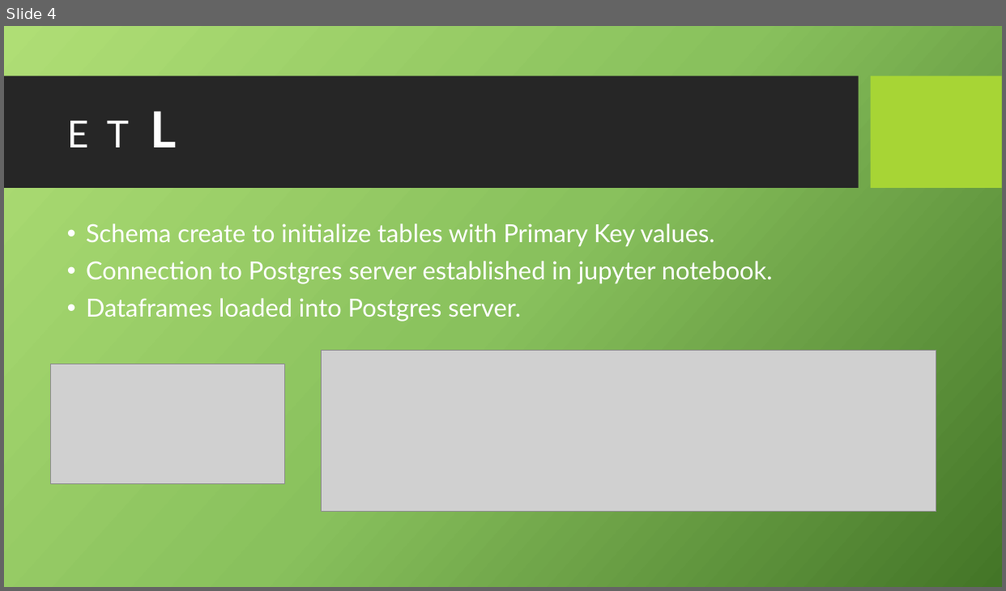
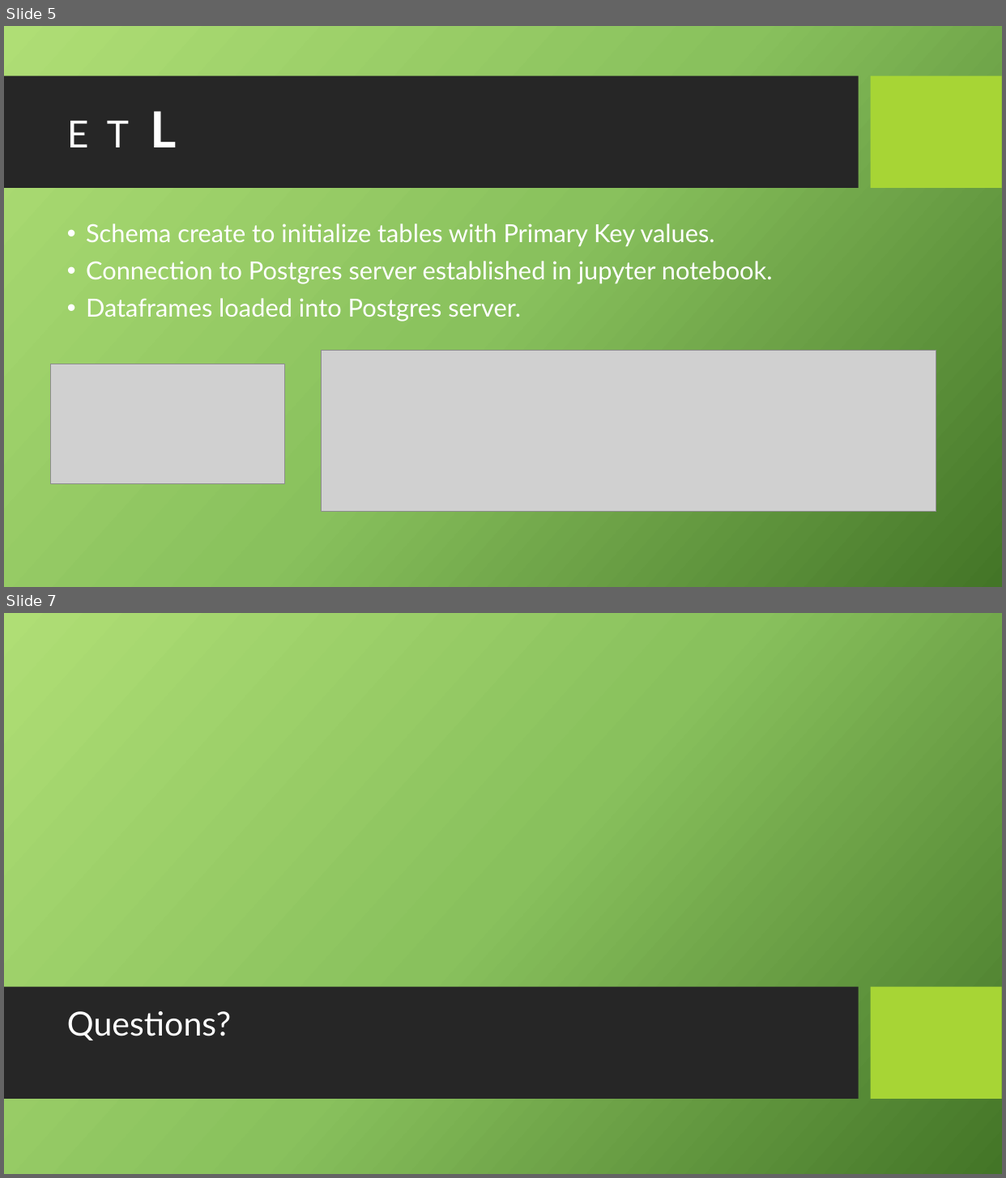
Before and after one commit to ashleep/Project-2-Pounds.Garland, a slide deck: ETL Project Presentation.pptx. Shown one above the other, each under a label of ours: slide 4 before the commit, slides 5 and 7 after it; the slides between them are not shown. The pictures are 1006x591 and 1006x1178 pixels, drawn with LibreOffice and Linux fonts; fonts in the diff are those of the drawing; grey boxes stand for pictures; background and template pictures are left out. Boxes give left, top, right and bottom in pixels: in the first picture for what was removed or moved away, otherwise in the second. Text is boxed around its words. In the diff, an @@ line names an element or a change of style, - is before the commit and + after.

```diff
--- a/ETL Project Presentation.pptx
+++ b/ETL Project Presentation.pptx
@@ slide 7 added at bbox=[4, 613, 1002, 1174], background picture (left out) @@
@@ rectangle added at bbox=[4, 987, 859, 1100], fill #262626 @@
@@ rectangle added at bbox=[871, 987, 1002, 1100], fill #A7D535 @@
@@ title added at bbox=[67, 1012, 231, 1041], 32 pt, text #FFFFFF @@
+Questions?
@@ what was slide 4 is now slide 5 @@
```
Also in this commit, not shown: 3 slides changed, 1 other slide added, 1 other file.
